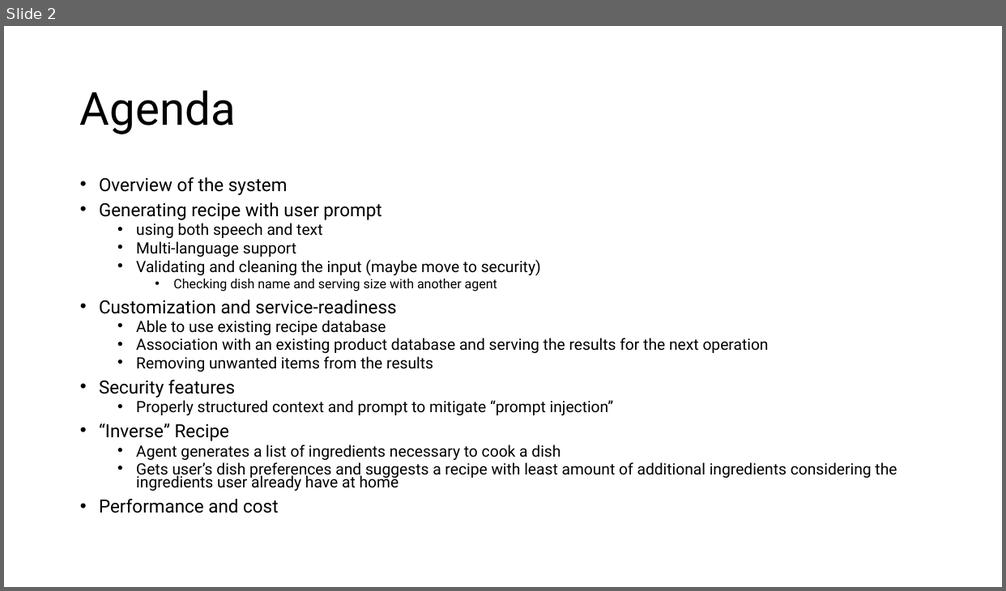
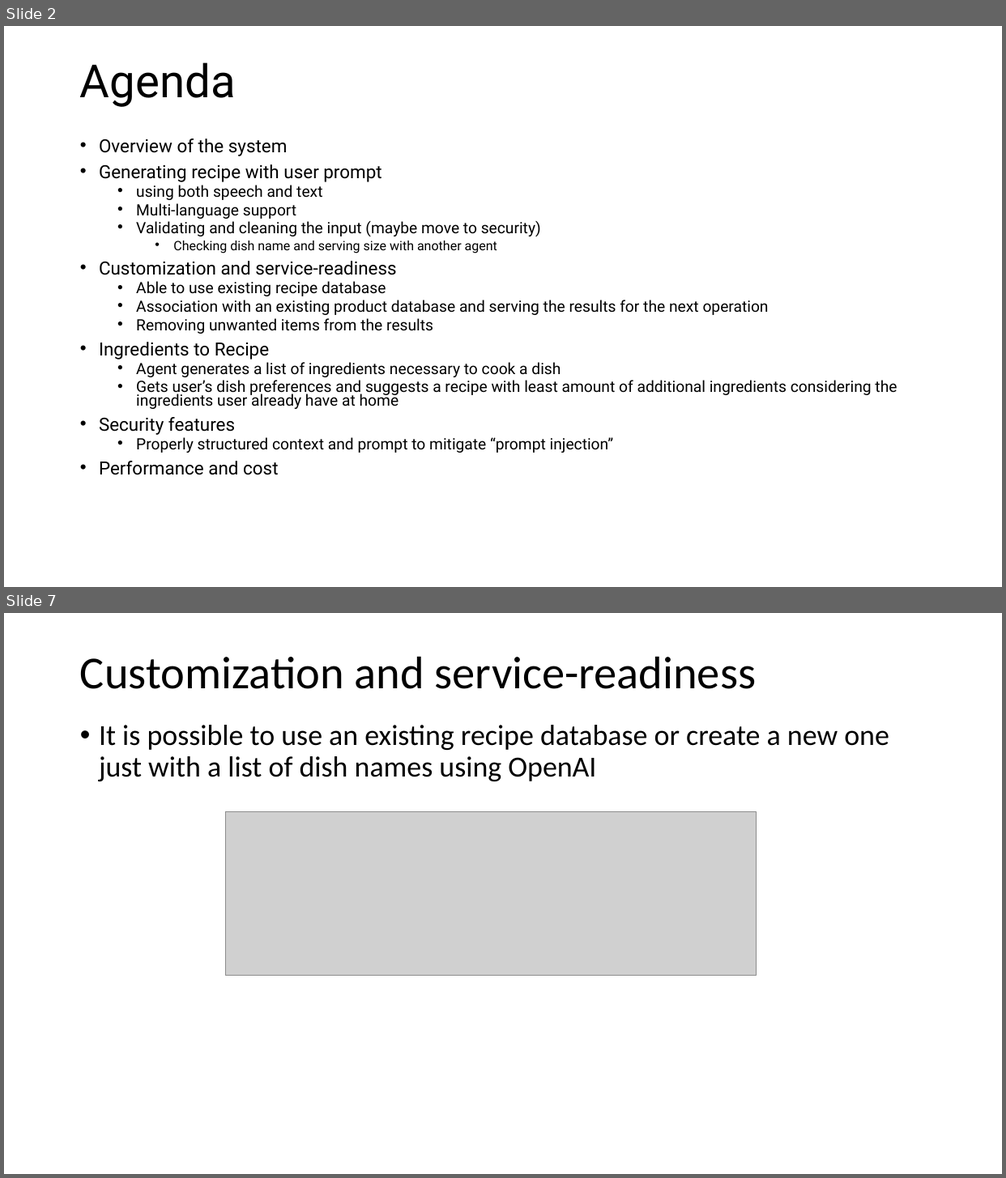
Before and after one commit to deepnetworkgmbh/generative-ai, a slide deck: recipe_generation/Presentation.pptx. Shown one above the other, each under a label of ours: slide 2 before the commit, slides 2 and 7 after it; the slides between them are not shown. The pictures are 1006x591 and 1006x1178 pixels, drawn with LibreOffice and Linux fonts; fonts in the diff are those of the drawing; grey boxes stand for pictures. Boxes give left, top, right and bottom in pixels: in the first picture for what was removed or moved away, otherwise in the second. Text is boxed around its words. In the diff, an @@ line names an element or a change of style, - is before the commit and + after.

```diff
--- a/recipe_generation/Presentation.pptx
+++ b/recipe_generation/Presentation.pptx
@@ slide 7 added at (x1=4, y1=613, x2=1002, y2=1174), background #FFFFFF @@
@@ title added at (x1=80, y1=656, x2=756, y2=689), 44 pt, text #000000 @@
+Customization and service-readiness
@@ text added at (x1=99, y1=725, x2=889, y2=781), 28 pt, text #000000 @@
+• It is possible to use an existing recipe database or create a new one just with a list of dish names using OpenAI
@@ picture added at (x1=226, y1=812, x2=756, y2=976) @@
@@ slide 2 changed as well @@
@@ title "Agenda" moved from (x1=80, y1=90, x2=236, y2=135) to (x1=80, y1=62, x2=236, y2=107) @@
@@ text "Overview of the system" moved from (x1=99, y1=177, x2=897, y2=514) to (x1=99, y1=139, x2=897, y2=476) @@
@@ text at (x1=99, y1=342, x2=897, y2=409): paragraphs added @@
+• Ingredients to Recipe
+  • Agent generates a list of ingredients necessary to cook a dish
+  • Gets user’s dish preferences and suggests a recipe with least amount of additional ingredients considering the ingredients user already have at home
@@ text at (x1=99, y1=424, x2=897, y2=491): paragraphs removed @@
-• “Inverse” Recipe
-  • Agent generates a list of ingredients necessary to cook a dish
-  • Gets user’s dish preferences and suggests a recipe with least amount of additional ingredients considering the ingredients user already have at home
```
Also in this commit, not shown: 13 other slides added, 2 other files.
